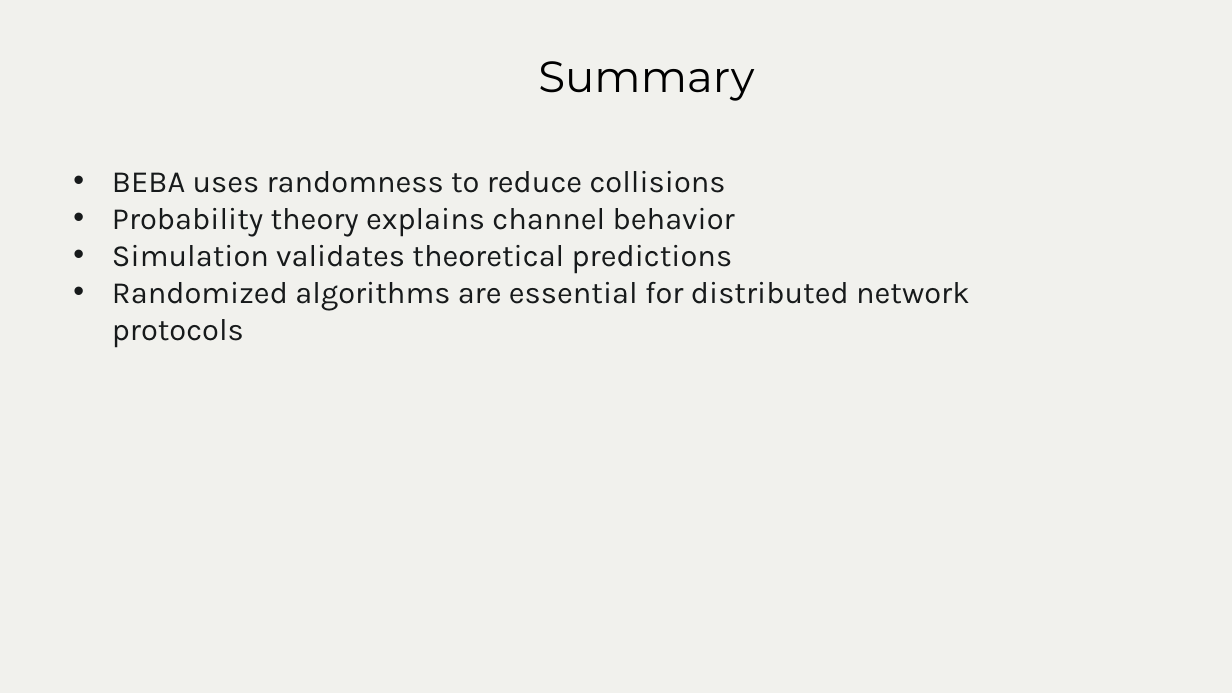
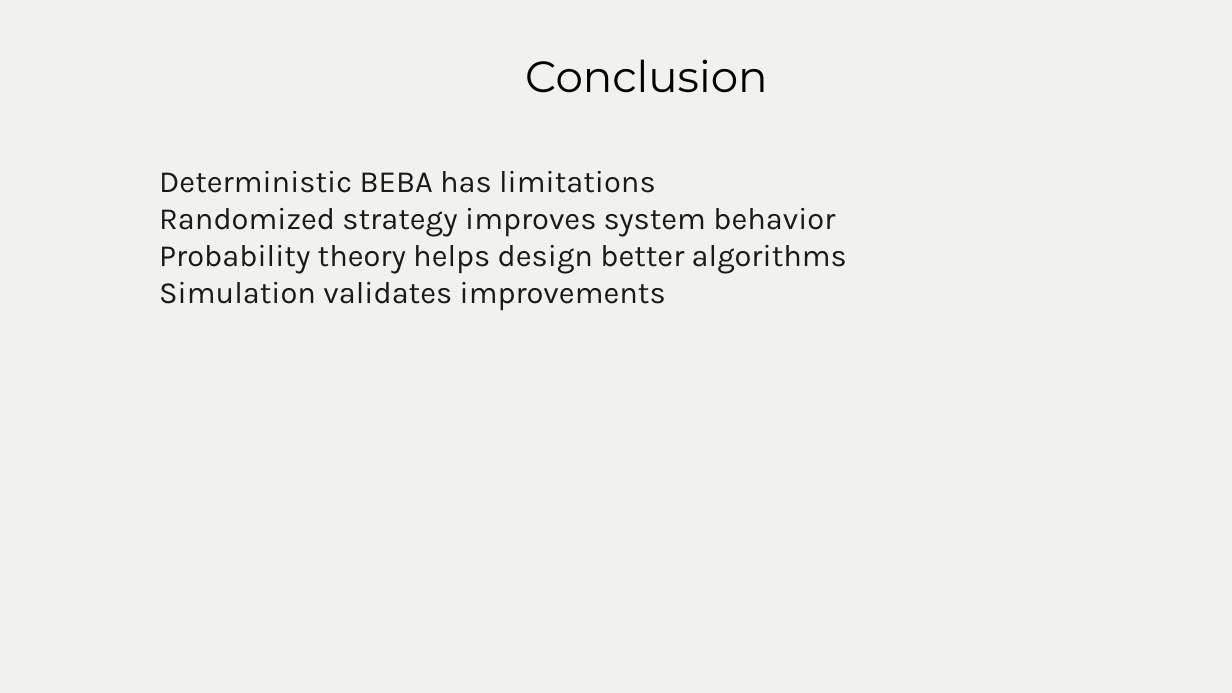
Before and after one commit to pratika719/beb-probabilistic-network-simulator, a slide deck: slide 13 of g13_s1_net/Milestone-3_s1_g13_net/PPT for video/Milestone 3_ppt.pptx. Drawn at 1232x693 pixels with LibreOffice and Linux fonts; fonts in the diff are those of the drawing; background and template pictures are left out. Boxes give left, top, right and bottom in pixels: in the first picture for what was removed or moved away, otherwise in the second. Text is boxed around its words. In the diff, an @@ line names an element or a change of style, - is before the commit and + after.

```diff
--- a/g13_s1_net/Milestone-3_s1_g13_net/PPT for video/Milestone 3_ppt.pptx
+++ b/g13_s1_net/Milestone-3_s1_g13_net/PPT for video/Milestone 3_ppt.pptx
@@ title at bbox=[525, 59, 768, 93]: text changed @@
-Summary
+Conclusion
@@ text at bbox=[159, 171, 847, 311]: text changed @@
-• BEBA uses randomness to reduce collisions
-• Probability theory explains channel behavior
-• Simulation validates theoretical predictions
-• Randomized algorithms are essential for distributed network protocols
+Deterministic BEBA has limitations
+Randomized strategy improves system behavior
+Probability theory helps design better algorithms
+Simulation validates improvements
```
Also in this commit, not shown: 5 other slides changed, 5 slides added, 5 slides removed, 3 other files.
